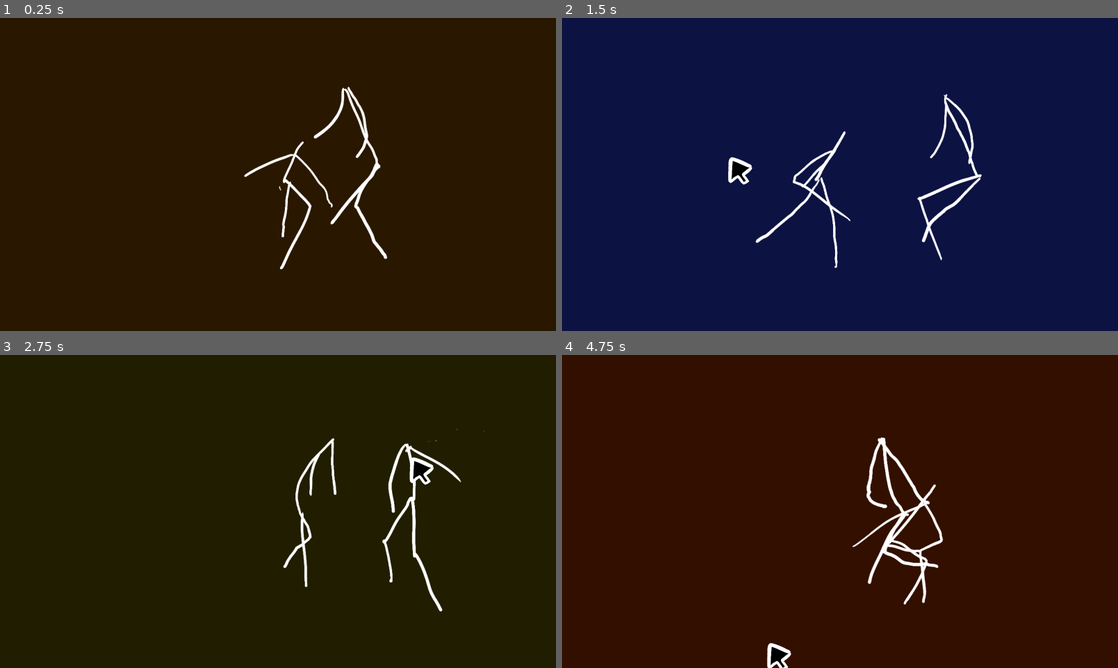
Above: before the commit, frames 1-4 (two rows, left to right).
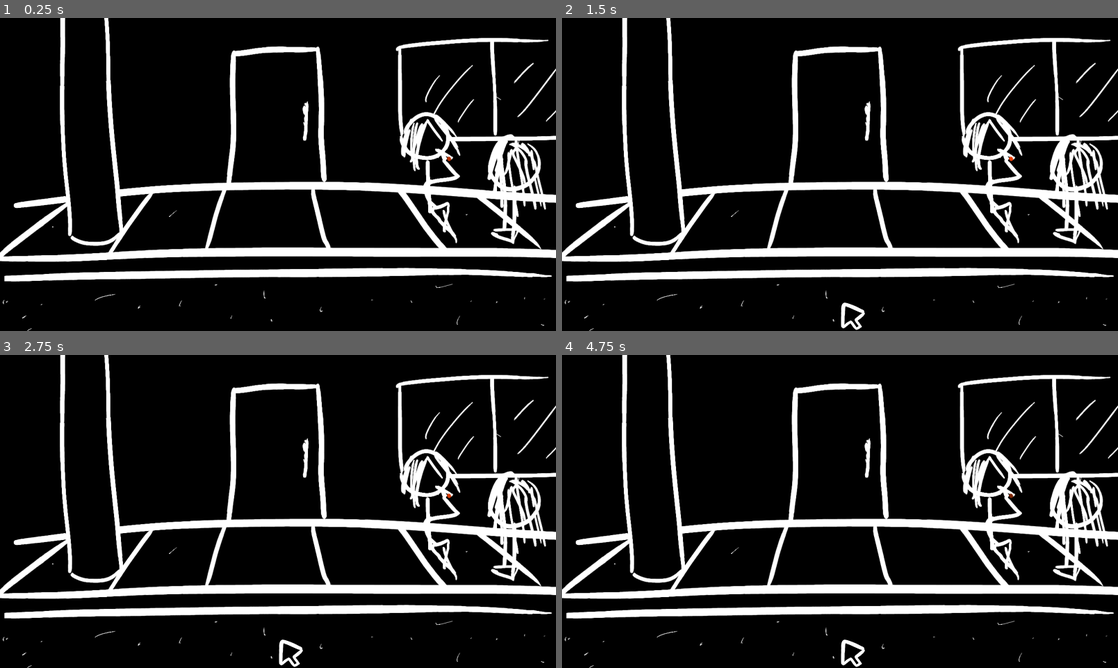
Above: after the commit, the same moments.

Repository: MarmadileManteater/Anxiety-Game
Game: Godot game, scene res://scenes/global/global.tscn
Same seed, same stepped clock (60 frames per second), same inputs: the game is played once before the commit and once after it.
Inputs (mouse positions are in pixels of both pictures, inside the frame that each line leads up to; where the layout moved, square brackets give the same spot in the first picture):
- Up to frame 1 (0.25 s): no input
- Up to frame 2 (1.5 s): click (840, 302) [767, 305] at 0.5 s; click (840, 302) [728, 158] at 1.25 s
- Up to frame 3 (2.75 s): click (278, 639) [411, 458] at 2 s
- Up to frame 4 (4.75 s): click (840, 511) at 2.75 s; click (840, 511) at 3.5 s; click (840, 639) [767, 642] at 4.25 s

The runs differ from the first frame. In frame 1, 100% of the frame differs, in the area x 0-100%, y 0-100%; in frame 2, 100%; in frame 3, 99%; in frame 4, 100%.

Commit message:
Add outside

Diff:
--- a/project/scenes/global/global.tscn
+++ b/project/scenes/global/global.tscn
@@ -125,6 +125,7 @@
 
 [node name="Node2D" type="Node2D" unique_id=1004355027]
 script = ExtResource("1_pt2l8")
+start_screen = "outside"
 
 [node name="Button" type="Button" parent="." unique_id=973187671]
 offset_right = 1372.0
--- /dev/null
+++ b/project/scenes/outside/outside.gd
@@ -0,0 +1,6 @@
+extends DefaultSceen
+
+
+# Called when the node enters the scene tree for the first time.
+func _ready() -> void:
+	pass
--- /dev/null
+++ b/project/scenes/outside/outside.tscn
@@ -0,0 +1,71 @@
+[gd_scene format=3 uid="uid://bnyhxp7y62amw"]
+
+[ext_resource type="Script" uid="uid://dhcbcuxvlq0w" path="res://scenes/outside/outside.gd" id="1_ile57"]
+[ext_resource type="Texture2D" uid="uid://clhtxnt31sof1" path="res://assets/screens/outside.png" id="2_bnvo1"]
+[ext_resource type="Texture2D" uid="uid://bybma16sshihy" path="res://assets/sprites/objects/flame.png" id="3_qbnsr"]
+[ext_resource type="PackedScene" uid="uid://ckyxxwa5kygcv" path="res://scenes/text_box/text_box.tscn" id="4_7fvn1"]
+
+[sub_resource type="Animation" id="Animation_ile57"]
+length = 0.001
+tracks/0/type = "value"
+tracks/0/imported = false
+tracks/0/enabled = true
+tracks/0/path = NodePath(".:self_modulate")
+tracks/0/interp = 1
+tracks/0/loop_wrap = true
+tracks/0/keys = {
+"times": PackedFloat32Array(0),
+"transitions": PackedFloat32Array(1),
+"update": 0,
+"values": [Color(0.44456145, 0.13114125, 0.00713394, 1)]
+}
+
+[sub_resource type="Animation" id="Animation_7fvn1"]
+resource_name = "pulse"
+length = 5.0
+loop_mode = 1
+tracks/0/type = "value"
+tracks/0/imported = false
+tracks/0/enabled = true
+tracks/0/path = NodePath(".:self_modulate")
+tracks/0/interp = 1
+tracks/0/loop_wrap = true
+tracks/0/keys = {
+"times": PackedFloat32Array(0, 0.43333337, 1.4666667, 2.2666667, 4.9333334),
+"transitions": PackedFloat32Array(1, 1, 1, 1, 1),
+"update": 0,
+"values": [Color(0.44456145, 0.13114125, 0.00713394, 1), Color(0.91884387, 0.24700445, 0.024550727, 1), Color(0.91884387, 0.24700445, 0.024550727, 1), Color(0.91884387, 0.24700445, 0.024550727, 1), Color(0.44456145, 0.13114125, 0.00713394, 1)]
+}
+
+[sub_resource type="AnimationLibrary" id="AnimationLibrary_7jduf"]
+_data = {
+&"RESET": SubResource("Animation_ile57"),
+&"pulse": SubResource("Animation_7fvn1")
+}
+
+[node name="Outside" type="Node2D" unique_id=569557653]
+script = ExtResource("1_ile57")
+metadata/_custom_type_script = "uid://vqxqihlbubu7"
+
+[node name="Drawing" type="Sprite2D" parent="." unique_id=24004235]
+position = Vector2(682, 384)
+texture = ExtResource("2_bnvo1")
+
+[node name="Flame" type="Sprite2D" parent="." unique_id=1321064241]
+self_modulate = Color(0.44456145, 0.13114125, 0.00713394, 1)
+position = Vector2(1102, 346)
+texture = ExtResource("3_qbnsr")
+
+[node name="AnimationPlayer" type="AnimationPlayer" parent="Flame" unique_id=922693464]
+libraries/ = SubResource("AnimationLibrary_7jduf")
+autoplay = &"pulse"
+
+[node name="Curtain" type="Polygon2D" parent="." unique_id=11331115]
+visible = false
+color = Color(0, 0, 0, 1)
+polygon = PackedVector2Array(-54, -32, 1546, -62, 1526, 874, -173, 851)
+
+[node name="Dialog" parent="." unique_id=2128977019 instance=ExtResource("4_7fvn1")]
+visible = false
+position = Vector2(686, 617)
+text = PackedStringArray("fucking [b]jesus christ[/b]", "i am [i]shaking[/i]", "why am i like this", "i ASKED for this", "i WANTED to be here", "Come on, babe!\\nI wanna check this place out before the show starts!", ". . . ", "[color=#bbbbbb]I can do this.[/color]")
--- a/project/scenes/the_pit/the_pit.tscn
+++ b/project/scenes/the_pit/the_pit.tscn
@@ -2,7 +2,6 @@
 
 [ext_resource type="Script" uid="uid://d203vtjs0csc2" path="res://scenes/the_pit/the_pit.gd" id="1_nhmyf"]
 [ext_resource type="PackedScene" uid="uid://btm8kv2ypw113" path="res://scenes/dancers/dancers.tscn" id="3_3cyfy"]
-[ext_resource type="PackedScene" uid="uid://bp3qljsfgqwsw" path="res://scenes/click_zone/click_zone.tscn" id="4_5nanq"]
 [ext_resource type="PackedScene" uid="uid://ckyxxwa5kygcv" path="res://scenes/text_box/text_box.tscn" id="4_qbv4b"]
 
 [node name="ThePit" type="Node2D" unique_id=452296394]
@@ -15,36 +14,3 @@
 [node name="TextBox" parent="." unique_id=2128977019 instance=ExtResource("4_qbv4b")]
 position = Vector2(686, 617)
 text = PackedStringArray("fucking [b]jesus christ[/b]", "i am [i]shaking[/i]", "why am i like this", "i ASKED for this", "i WANTED to be here", "Come on, babe!\\nI wanna check this place out before the show starts!", ". . . ", "[color=#bbbbbb]I can do this.[/color]")
-
-[node name="MouseDirection3" parent="." unique_id=624367828 instance=ExtResource("4_5nanq")]
-offset_left = 346.0
-offset_top = 558.0
-offset_right = 662.0
-offset_bottom = 862.0
-direction = 3
-screen_name = "the_pit"
-
-[node name="MouseDirection2" parent="." unique_id=1377342068 instance=ExtResource("4_5nanq")]
-offset_left = 250.0
-offset_top = 193.0
-offset_right = 566.0
-offset_bottom = 497.0
-direction = 1
-screen_name = "the_pit"
-
-[node name="MouseDirection" parent="." unique_id=146210332 instance=ExtResource("4_5nanq")]
-offset_left = 847.0
-offset_top = 102.0
-offset_right = 1163.0
-offset_bottom = 406.0
-screen_name = "the_pit"
-
-[connection signal="clicked" from="MouseDirection3" to="." method="_on_zone_clicked"]
-[connection signal="mouseoff" from="MouseDirection3" to="." method="_on_zone_mouseoff"]
-[connection signal="mouseover" from="MouseDirection3" to="." method="_on_zone_mouseover"]
-[connection signal="clicked" from="MouseDirection2" to="." method="_on_zone_clicked"]
-[connection signal="mouseoff" from="MouseDirection2" to="." method="_on_zone_mouseoff"]
-[connection signal="mouseover" from="MouseDirection2" to="." method="_on_zone_mouseover"]
-[connection signal="clicked" from="MouseDirection" to="." method="_on_zone_clicked"]
-[connection signal="mouseoff" from="MouseDirection" to="." method="_on_zone_mouseoff"]
-[connection signal="mouseover" from="MouseDirection" to="." method="_on_zone_mouseover"]
Binary file added: project/assets/screens/outside.png
Not shown, added: project/assets/screens/outside.png.import
Binary file added: project/assets/sprites/objects/flame.png
Not shown, added: project/assets/sprites/objects/flame.png.import
Not shown, added: project/scenes/outside/outside.gd.uid
Not shown, added: raw/screens/outside.xcf
